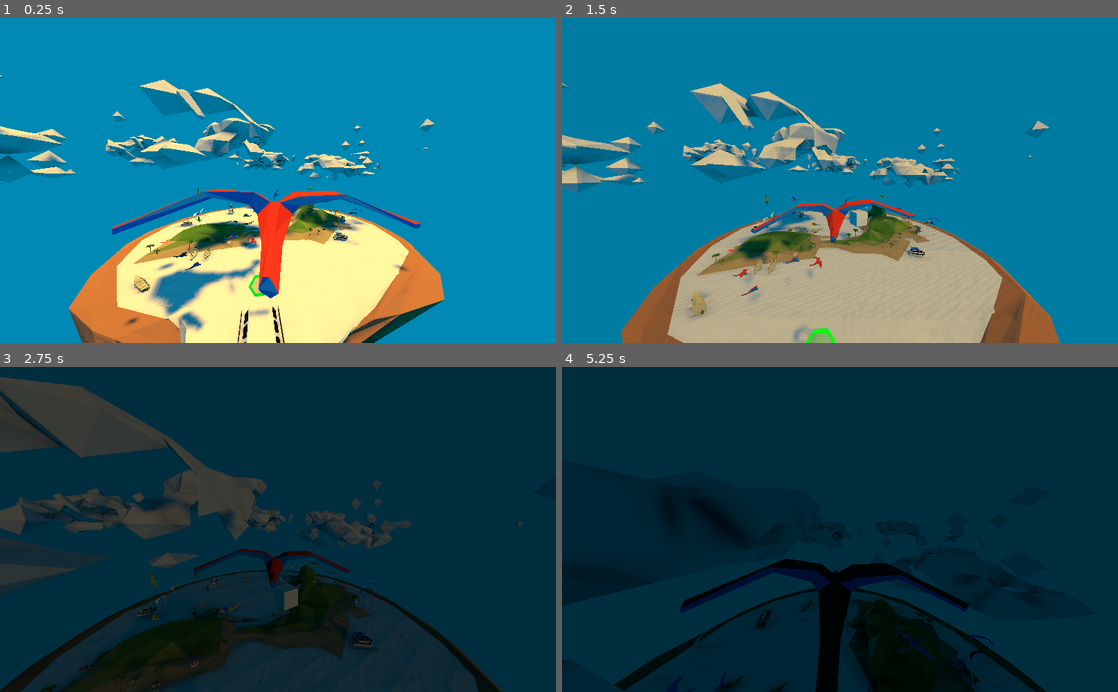
Above: before the commit, frames 1-4 (two rows, left to right).
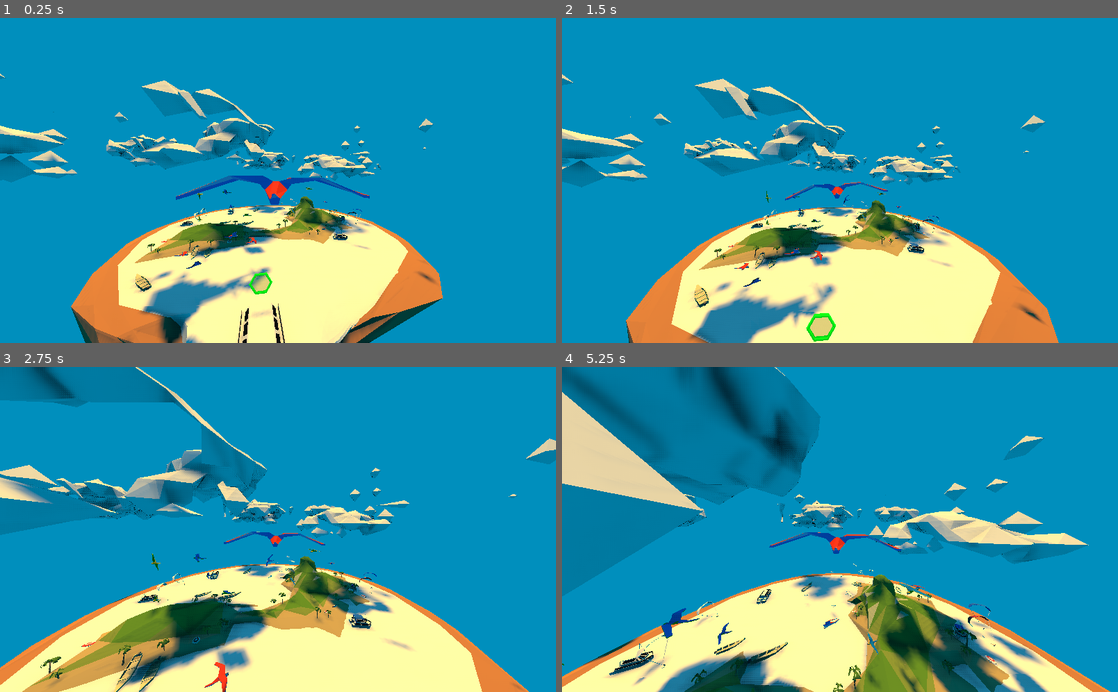
Above: after the commit, the same moments.

Repository: webduno/guacamisland
Game: Godot game, scene res://main_scene/main_scene.tscn
Same seed, same stepped clock (60 frames per second), same inputs: the game is played once before the commit and once after it.
Inputs (mouse positions are in pixels of both pictures, inside the frame that each line leads up to):
- Up to frame 1 (0.25 s): no input
- Up to frame 2 (1.5 s): move the mouse to (867, 180) at 0.52 s; hold Shift (move_sprint) 0.53-1.28 s; hold W (move_forward) from 0.53 s (still down); tap Space (move_jump) at 0.77 s; move the mouse to (812, 180) at 1.27 s; tap Mouse wheel up (zoom_in) at 1.35 s
- Up to frame 3 (2.75 s): keep holding W (move_forward); tap Space (move_jump) at 1.52 s; move the mouse to (289, 523) at 2.02 s; hold Mouse wheel down (zoom_out) from 2.03 s (still down)
- Up to frame 4 (5.25 s): keep holding W (move_forward); move the mouse to (834, 536) at 2.77 s; release Mouse wheel down (zoom_out) at 2.78 s; tap Shift (move_sprint) at 2.85 s; tap Space (move_jump) at 3.02, 3.77, 4.52 s; move the mouse to (878, 532) at 3.52 s; hold Mouse wheel up (zoom_in) 3.53-4.28 s; move the mouse to (795, 526) at 4.27 s; tap Mouse wheel down (zoom_out) at 4.35 s; move the mouse to (845, 529) at 5.02 s; hold Shift (move_sprint) from 5.03 s (still down)

The runs differ from the first frame. In frame 1, 10% of the frame differs, in the area x 0-80%, y 17-100%; in frame 2, 98%; in frame 3, 100%, in the area x 0-100%, y 0-100%; in frame 4, 99%.

Commit message:
day cycle fix sun reached

Diff:
--- a/entities/player.tscn
+++ b/entities/player.tscn
@@ -17,7 +17,7 @@
 [node name="head_node" type="Spatial" parent="."]
 
 [node name="camera_target" type="Spatial" parent="head_node"]
-transform = Transform( 1, 0, 0, 0, 1, 0, 0, 0, 1, 0.01, 0.1, 0.4 )
+transform = Transform( 1, 0, 0, 0, 1, 0, 0, 0, 1, 0.01, 0.05, 0.6 )
 
 [node name="guaca_blue" parent="head_node" instance=ExtResource( 2 )]
 
--- a/main_scene/main_scene.tscn
+++ b/main_scene/main_scene.tscn
@@ -9,8 +9,6 @@
 
 [sub_resource type="BoxShape" id=1]
 extents = Vector3( 50, 1, 50 )
-
-[sub_resource type="CubeMesh" id=2]
 
 [node name="Spatial" type="Spatial"]
 
@@ -27,7 +25,6 @@
 transform = Transform( 0.866025, 0, -0.5, 0, 1, 0, 0.5, 0, 0.866025, -13, 10, 25 )
 
 [node name="player" parent="Spawn" instance=ExtResource( 5 )]
-HOVER_GRAVITY_CONSTANT = 1.0
 
 [node name="Level" type="Spatial" parent="."]
 script = ExtResource( 2 )
@@ -50,21 +47,12 @@
 
 [node name="goal_ring 2" parent="Goals" instance=ExtResource( 3 )]
 transform = Transform( 0.207182, -0.720816, 3.15079e-08, 0, -3.27835e-08, -0.75, 0.720816, 0.207182, -9.05619e-09, -0.37, 2, 15.197 )
-visible = false
 
 [node name="goal_ring 3" parent="Goals" instance=ExtResource( 3 )]
 transform = Transform( 0.567019, -0.490907, 2.14582e-08, 0, -3.27835e-08, -0.75, 0.490907, 0.567019, -2.47852e-08, 7.36617, 2.80626, 10.3475 )
-visible = false
 
 [node name="goal_ring 4" parent="Goals" instance=ExtResource( 3 )]
 transform = Transform( 0.749302, -0.0323478, 1.41397e-09, 0, -3.27835e-08, -0.75, 0.0323478, 0.749302, -3.2753e-08, 10.7358, 5.96216, -0.27931 )
-visible = false
 
 [node name="goal_ring 5" parent="Goals" instance=ExtResource( 3 )]
 transform = Transform( 0.749302, -0.0323478, 1.41397e-09, 0, -3.27835e-08, -0.75, 0.0323478, 0.749302, -3.2753e-08, 10.2126, 2.23814, -8.75981 )
-visible = false
-
-[node name="MeshInstance" type="MeshInstance" parent="."]
-transform = Transform( 1, 0, 0, 0, 1, 0, 0, 0, 1, 0, 5.23724, 5.88916 )
-mesh = SubResource( 2 )
-material/0 = null
--- a/scripts/envoirment.gd
+++ b/scripts/envoirment.gd
@@ -14,7 +14,7 @@
 
 
 # Called every frame. 'delta' is the elapsed time since the previous frame.
-func _process(delta):
+func __process(delta):
 	rotate_x(deg2rad(.5))
 	camera.environment.background_sky_rotation.x += deg2rad(.5)
 
@@ -23,10 +23,12 @@
 		sun.light_indirect_energy = clamp(1.5 - rotation.x, 0, 1.5)
 
 		# camera.environment.ambient_light_energy = clamp(1.5 - rotation.x, 0, 1.5)
+		camera.environment.background_sky.sun_energy = clamp(rotation.x+1.5, 0, .9)
 		camera.environment.background_energy = clamp(1.5 - rotation.x, .1, .9)
 	else:
 		sun.light_energy = clamp(rotation.x+1.5, 0, 1.5)
 		sun.light_indirect_energy = clamp(rotation.x+1.5, 0, 1.5)
 
 		# camera.environment.ambient_light_energy = clamp(rotation.x+1.5, 0, 1.5)
+		camera.environment.background_sky.sun_energy = clamp(rotation.x+1.5, 0, .9)
 		camera.environment.background_energy = clamp(rotation.x+1.5, .1, .9)
--- a/scripts/player.gd
+++ b/scripts/player.gd
@@ -52,8 +52,13 @@
 	Input.set_mouse_mode(Input.MOUSE_MODE_CAPTURED)
 	cam.fov = FOV
 
+	for x in goals.get_children():
+		x.hide();
+
 	var current_goal = goals.get_node(goals.goal_list[goals.current_index])
+	current_goal.show()
 	current_goal.connect("body_shape_entered", self, "_on_goal_ring_body_shape_entered")
+
 
 
 # Called every frame. 'delta' is the elapsed time since the previous frame
Not shown: 1 places in main_scene/main_scene.tscn that only renumber resources
